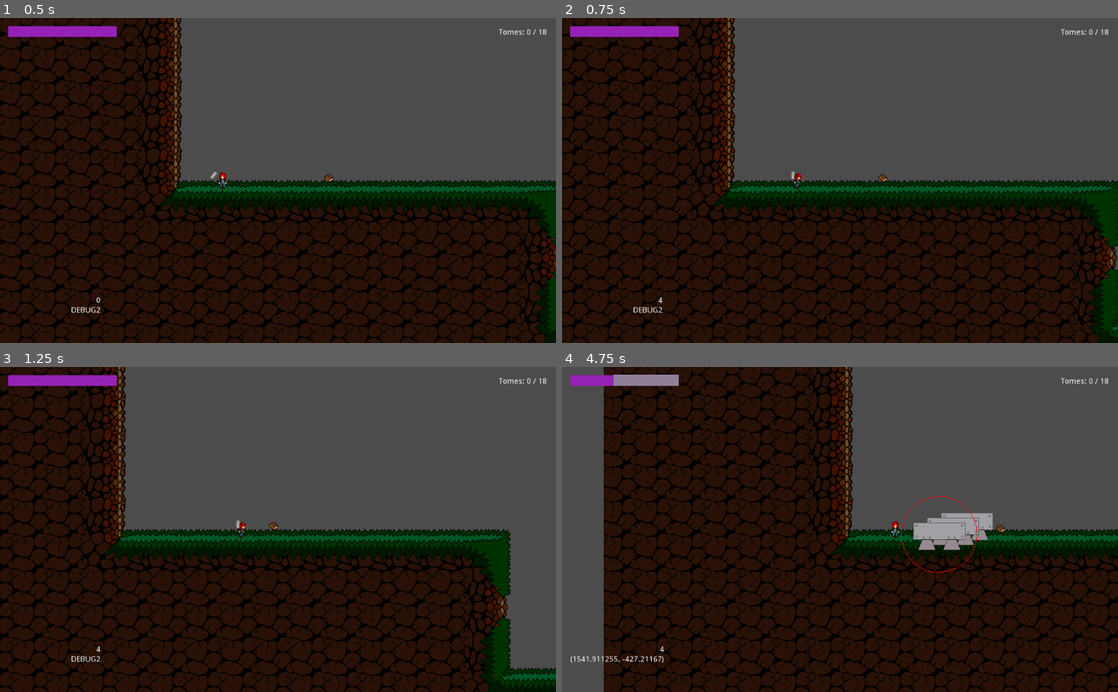
Above: before the commit, frames 1-4 (two rows, left to right).
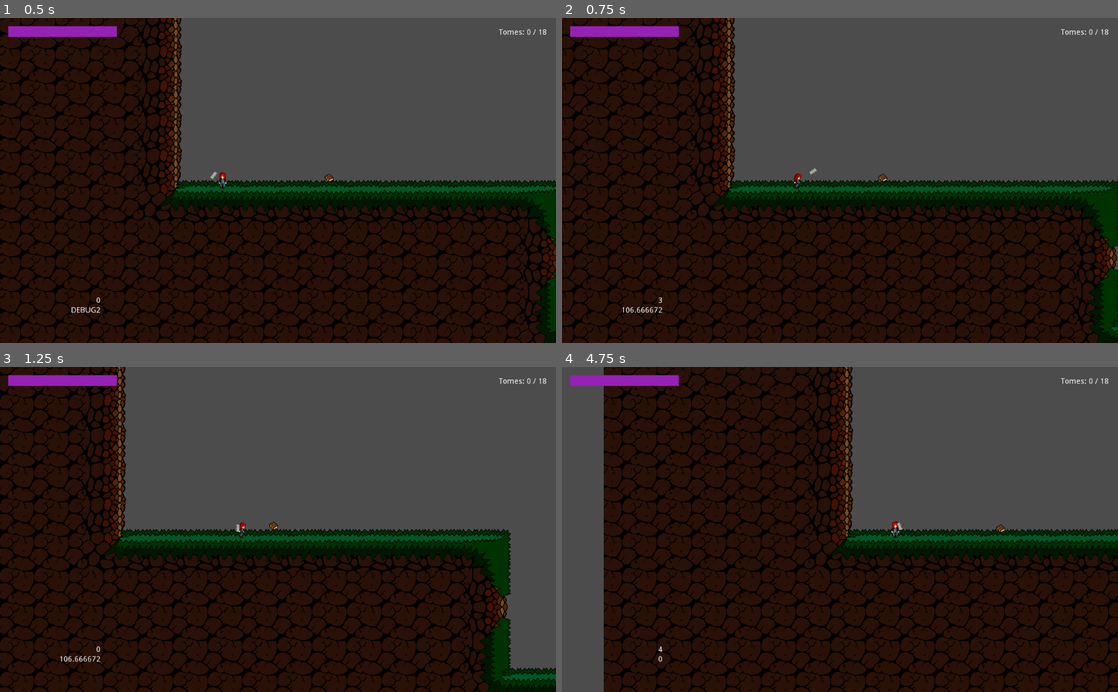
Above: after the commit, the same moments.

Repository: Jantho1990/Hammertime-Prototype
Game: Godot game, scene res://screens/GameScreen.tscn
Same seed, same stepped clock (60 frames per second), same inputs: the game is played once before the commit and once after it.
Inputs (mouse positions are in pixels of both pictures, inside the frame that each line leads up to):
- Up to frame 1 (0.5 s): no input
- Up to frame 2 (0.75 s): tap Enter (ui_accept) at 0.5 s; move the mouse to (962, 164) at 0.52 s; hold D (ui_right) from 0.53 s (still down); click (962, 164) at 0.6 s
- Up to frame 3 (1.25 s): keep holding D (ui_right); tap Enter (ui_accept) at 0.77 s
- Up to frame 4 (4.75 s): release D (ui_right) at 1.25 s; drag from (728, 545) to (595, 380) at 1.27 s; move the mouse to (895, 458) at 2.02 s; hold A (ui_left) 2.03-2.75 s; tap Q (delete_construct) at 2.1 s; drag from (812, 594) to (628, 383) at 2.77 s; drag from (967, 523) to (689, 383) at 3.52 s; drag from (951, 529) to (689, 383) at 4.27 s

Frame 1 is identical in both runs. In frame 2, 0.1% of the frame differs, in the area x 10-46%, y 46-91%; in frame 3, 0.1%; in frame 4, 2.0%, in the area x 1-78%, y 2-92%.

Commit message:
refactored calculation of hammer throw state; fixed bugs in melee throw

Diff:
--- a/entities/weapon/HammerWeapon.gd
+++ b/entities/weapon/HammerWeapon.gd
@@ -11,6 +11,7 @@
 }
 
 var current_throw_state = throw_state.HOLDING setget set_throw_state
+var next_throw_state = -1
 
 var hold_offset = Vector2(-12, -6)
 var dir = Vector2(1, 1)
@@ -18,8 +19,8 @@
 var returning = false
 var throw_acceleration = 1
 var throw_max_speed = 1600
-var melee_range = 50
-var melee_charge_delay = 1
+var melee_range = 100
+var melee_charge_delay = 0.15
 var charge_delay_active = false
 var throw_range = 400
 var throw_travel_distance = 0
@@ -54,6 +55,7 @@
   GlobalSignal.dispatch('debug_label', { 'text': current_throw_state })
   # GlobalSignal.dispatch('debug_label2', { 'text': current_throw_state })
   # GlobalSignal.dispatch('debug_label2', { 'text': $ThrowTween.is_active() })
+  calculate_throw_state()
   match current_throw_state:
     throw_state.THROWING:
       handle_throw_state_throwing()
@@ -66,6 +68,21 @@
     throw_state.HOLDING, _:
      handle_throw_state_holding()
 
+# Calculates if the current throw state should be changed.
+func calculate_throw_state():
+  if Input.is_action_just_pressed('weapon_throw') and \
+    current_throw_state == throw_state.HOLDING:
+      current_throw_state = throw_state.THROWING
+  elif Input.is_action_pressed('weapon_melee') and \
+    current_throw_state == throw_state.HOLDING:
+      current_throw_state = throw_state.MELEE
+  elif (collision_detected() or throw_travel_distance == throw_range) and \
+    current_throw_state == throw_state.THROWING:
+      current_throw_state = throw_state.SUSPENDING
+  elif next_throw_state != -1:
+    current_throw_state = next_throw_state
+    next_throw_state = -1
+
 func _on_Teleport():
   if current_throw_state != throw_state.HOLDING:
     parent.motion = Vector2(0, 0)
@@ -79,14 +96,6 @@
     rotation = 0
   update_position()
 
-  if Input.is_action_just_pressed('weapon_throw') and \
-    current_throw_state == throw_state.HOLDING:
-      current_throw_state = throw_state.THROWING
-
-  if Input.is_action_just_pressed('weapon_melee') or \
-    Input.is_action_pressed('weapon_melee'):
-      current_throw_state = throw_state.MELEE
-
 func handle_throw_state_throwing():
   rotation_degrees += rotation_force_deg * dir.x
 
@@ -95,8 +104,7 @@
   else:
     update_thrown_weapon()
 
-  if collision_detected() or throw_travel_distance == throw_range:
-    current_throw_state = throw_state.SUSPENDING
+  GlobalSignal.dispatch('debug_label2', { 'text': throw_travel_distance })
 
 func handle_throw_state_suspending():
   rotation_degrees += rotation_force_deg * thrown_dir.x
@@ -107,7 +115,8 @@
   tween_return()
 
 func handle_throw_state_melee():
-  var charging = !Input.is_action_just_pressed('weapon_melee') and \
+  var charging = Input.is_action_pressed('weapon_melee') and \
+    !Input.is_action_just_pressed('weapon_melee') and \
     !charge_delay_active
 
   if not charging:
@@ -115,6 +124,10 @@
   else:
     breakpoint
     pass
+
+  if collision_detected() or throw_travel_distance >= melee_range:
+    next_throw_state = throw_state.RETURNING
+  GlobalSignal.dispatch('debug_label2', { 'text': throw_travel_distance })
 
 func throw_weapon():
   throwing = true
@@ -152,7 +165,7 @@
   # motion = (Vector2(throw_max_speed, 0)).rotated(global_position.angle_to_point(throw_target_position))
   # motion = (position + (throw_target_position * thrown_dir)).clamped(throw_max_speed)
   motion = position.direction_to(throw_target_position) * throw_max_speed
-  GlobalSignal.dispatch('debug_label2', { 'text': motion })
+  # GlobalSignal.dispatch('debug_label2', { 'text': motion })
   throw_travel_distance = min(throw_travel_distance + (throw_max_speed * __delta), throw_range)
 
 func collision_detected():
@@ -205,13 +218,13 @@
     $ThrowTween.start()
 
 func _on_Tween_throwing_stop():
-  current_throw_state = throw_state.SUSPENDING
+  next_throw_state = throw_state.SUSPENDING
 
 func _on_Tween_suspending_stop():
-  current_throw_state = throw_state.RETURNING
+  next_throw_state = throw_state.RETURNING
 
 func _on_Tween_returning_stop():
-  current_throw_state = throw_state.HOLDING
+  next_throw_state = throw_state.HOLDING
   throwing = false
   returning = false
   motion = Vector2(0, 0)
@@ -233,11 +246,9 @@
     calculate_throw_target('melee')
     release_weapon()
     calculate_motion()
+    start_melee_charge_delay()
   else:
     update_thrown_weapon()
-
-  if collision_detected() or throw_travel_distance == melee_range:
-    current_throw_state = throw_state.RETURNING
 
 func start_melee_charge_delay():
   MeleeChargeDelay.start(melee_charge_delay)
